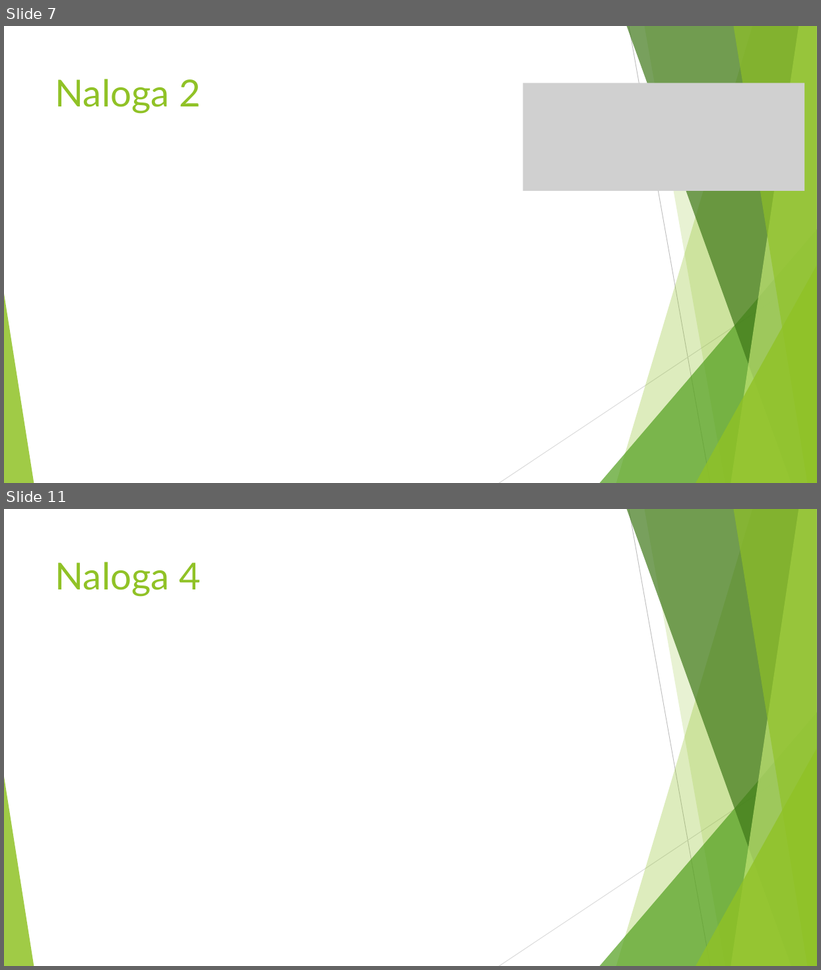
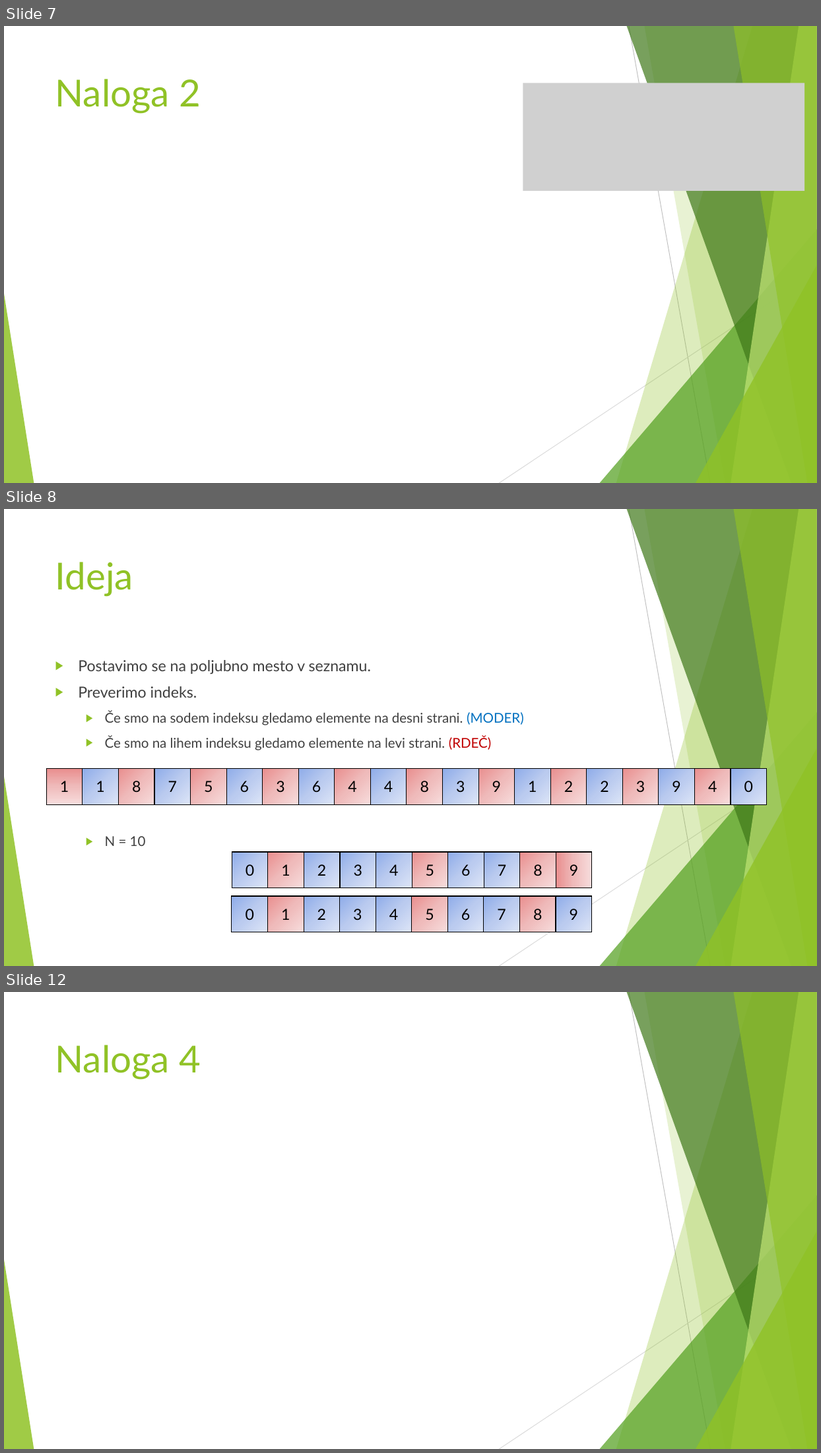
Before and after one commit to jrencelj/Seminarska-naloga-RAC2, a slide deck: Predstavitev.pptx. Shown one above the other, each under a label of ours: slides 7 and 11 before the commit, slides 7, 8 and 12 after it; the slides between them are not shown. The pictures are 821x970 and 821x1453 pixels, drawn with LibreOffice and Linux fonts; fonts in the diff are those of the drawing; grey boxes stand for pictures. Boxes give left, top, right and bottom in pixels: in the first picture for what was removed or moved away, otherwise in the second. Text is boxed around its words. In the diff, an @@ line names an element or a change of style, - is before the commit and + after.

```diff
--- a/Predstavitev.pptx
+++ b/Predstavitev.pptx
@@ slide 8 added at <box>4,509,817,966</box>, background #FFFFFF; not listed: 10 template elements that a slide beside it also shows @@
@@ title added at <box>55,562,133,597</box>, 44 pt, text #90C226 @@
+Ideja
@@ text added at <box>78,660,524,846</box>, 16 pt, text #404040 @@
+▶ Postavimo se na poljubno mesto v seznamu.
+▶ Preverimo indeks.
+  ▶ Če smo na sodem indeksu gledamo elemente na desni strani. (MODER)
+  ▶ Če smo na lihem indeksu gledamo elemente na levi strani. (RDEČ)
+  ▶ N = 10
@@ table added at <box>47,769,766,805</box>, 1 rows, 20 columns @@
+1 | 1 | 8 | 7 | 5 | 6 | 3 | 6 | 4 | 4 | 8 | 3 | 9 | 1 | 2 | 2 | 3 | 9 | 4 | 0
@@ table added at <box>232,852,592,889</box>, 1 rows, 10 columns @@
+0 | 1 | 2 | 3 | 4 | 5 | 6 | 7 | 8 | 9
@@ table added at <box>232,896,591,932</box>, 1 rows, 10 columns @@
+0 | 1 | 2 | 3 | 4 | 5 | 6 | 7 | 8 | 9
@@ what was slide 11 is now slide 12 @@
```
Also in this commit, not shown: 2 slides changed, 1 other slide added, 1 slide removed.
